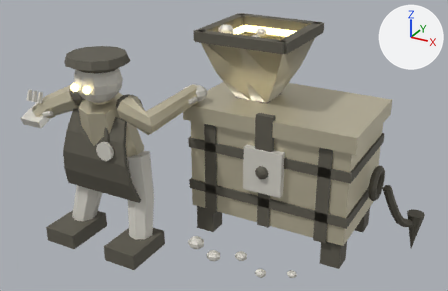
The glTF model assets/monsters/minibosses/reeve.glb as it was, and as the next commit left it.
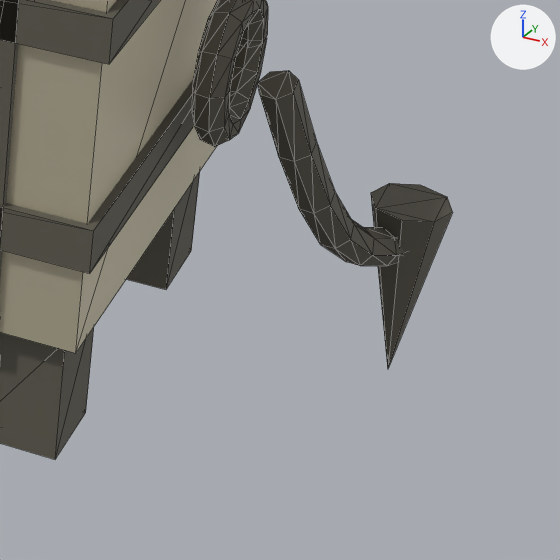
Each version is shown whole from a 50 mm camera at (2.346, -4.373, 3.039) aimed at (0.102, -0.293, 0.999), then close up on the part from 73% to 100% of the width and 58% to 100% of the height. The axes (+X, +Y, +Z) are drawn at upper right. The lights are the same throughout. The last two pictures show the newer version. The close-ups show mesh edges as thin lines. Where no turn or scale is listed for an object, it has been applied to the vertices. Vertices at exactly the same position are counted once.

In view in the first close-up: 'reeve_body', 'reeve_dark'.
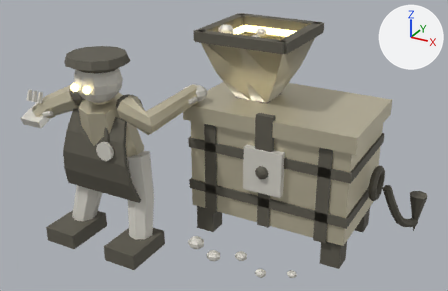
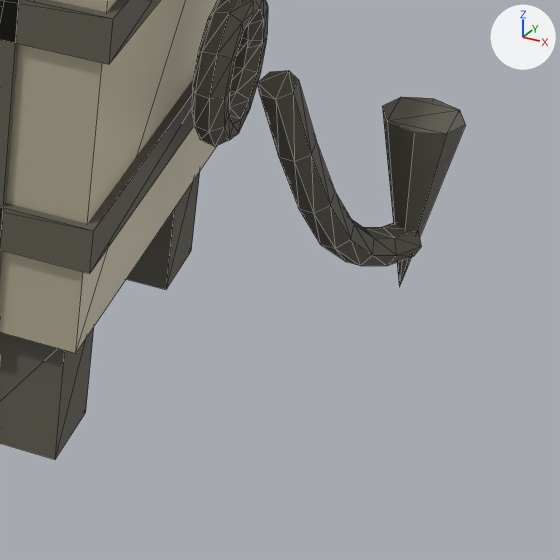
The newer file is also rescaled (x1.1), turned or shifted as a whole; pictures and numbers use the older file's frame.

What differs and where, as boxes (x1, y1, x2, y2) in the close-ups (560 x 560 px; the box of a moved part takes in the faces that stretch with it):
'reeve_dark', reshaped
    before: (0, 0, 453, 459)
    after: (0, 0, 466, 459)
part 1 of me_reeve_dark, moved or reshaped
    before: (371, 183, 453, 368)
    after: (382, 97, 466, 287)

The change, as a diff of the scene's bpy script:
```diff
--- a/assets/monsters/minibosses/reeve.glb.py
+++ b/assets/monsters/minibosses/reeve.glb.py
@@ me_reeve_dark @@
 # used by ob_reeve_dark; location = (0.0, 0.0, 0.183)
-me_reeve_dark.from_pydata(...)  # 541 vertices, 976 faces; spans x -1.14..1.62, y -1.14..0.57, z -0.18..1.74
+me_reeve_dark.from_pydata(...)  # 541 vertices, 976 faces; spans x -1.14..1.62, y -1.14..0.57, z 0.0..1.74
+# me_reeve_dark part 1: the loose piece of 9 vertices spanning x 1.47..1.62, y 0.42..0.57, z -0.18..0.18 is moved by (0.0, 0.0, 0.18)
 me_reeve_dark.materials.append(mat_reeve_dark)
```
